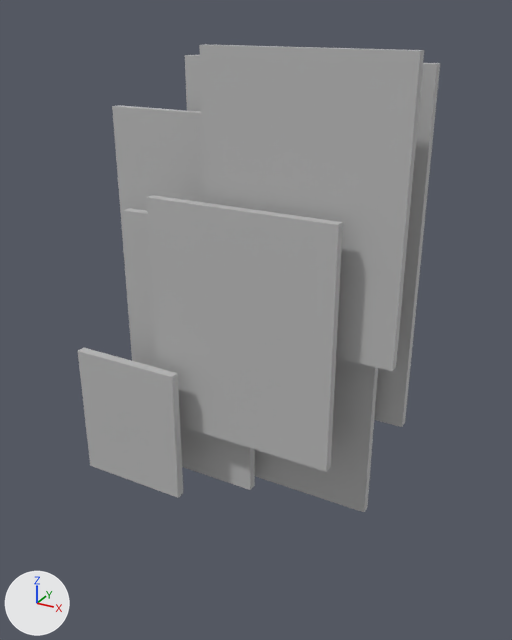
The FBX model Assets/Models/Enemy_Cyber_Undefined.fbx as it was, and as the next commit left it.
Camera for both pictures: a 50 mm camera at (0.688, -1.203, 0.634) aimed at (0.039, -0.023, 0.044). The lights are fixed; the arrows at lower left show +X, +Y and +Z. Both versions are drawn at frame 25 of the action 'Take 001'; the numbers are the values there.
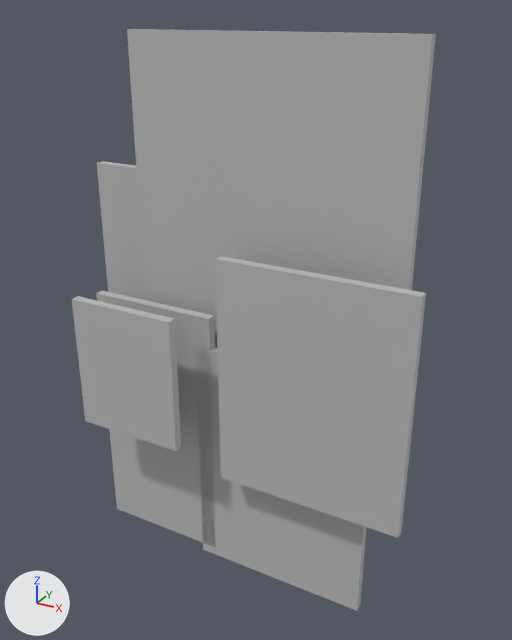
Pixel boxes (x1, y1, x2, y2) of what changed, in the pictures (512 x 640 px):
```json
{"object": "pPlane1", "change": "moved", "before": [112, 105, 378, 512], "after": [127, 29, 436, 347]}
{"object": "pPlane5", "change": "moved", "before": [146, 195, 343, 472], "after": [215, 256, 426, 538]}
{"object": "pPlane6", "change": "moved", "before": [199, 44, 424, 371], "after": [195, 347, 366, 611]}
{"object": "pPlane3", "change": "moved", "before": [123, 208, 255, 490], "after": [96, 291, 216, 548]}
{"object": "pPlane2", "change": "moved", "before": [78, 348, 183, 498], "after": [72, 296, 181, 451]}
{"object": "pPlane4", "change": "moved", "before": [185, 55, 440, 427], "after": [97, 161, 145, 300]}
```

The change, as JSON lines over the scene's bpy script:
```json
{"op": "set", "path": "ob_pplane6.location", "old": "(-35.0, 80.0, 55.0)", "new": "(-38.27, 20.0, 55.0)"}
{"op": "set", "path": "ob_pplane3.location", "old": "(-60.0, 45.0, 55.0)", "new": "(-69.65, 24.64, 55.0)"}
{"op": "set", "path": "ob_pplane1.location", "old": "(-50.0, 55.0, 50.0)", "new": "(-44.82, 69.7, 50.0)"}
{"op": "set", "path": "ob_pplane5.location", "old": "(-45.0, 55.0, 60.0)", "new": "(-29.57, 45.0, 60.0)"}
{"op": "set", "path": "ob_pplane2.location", "old": "(-70.0, 30.0, 65.0)", "new": "(-70.0, 42.17, 65.0)"}
{"op": "set", "path": "ob_pplane4.location", "old": "(-40.0, 70.0, 45.0)", "new": "(-64.9, 46.64, 45.0)"}
```
